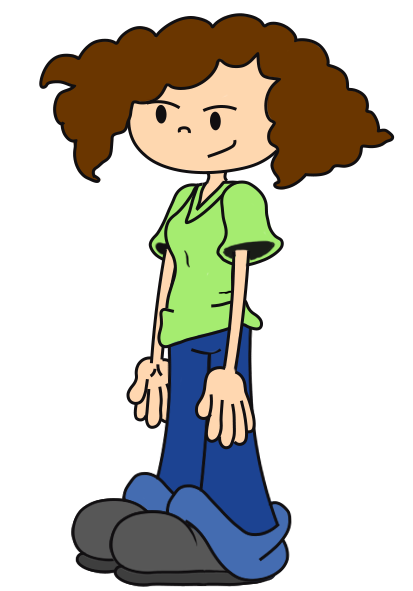
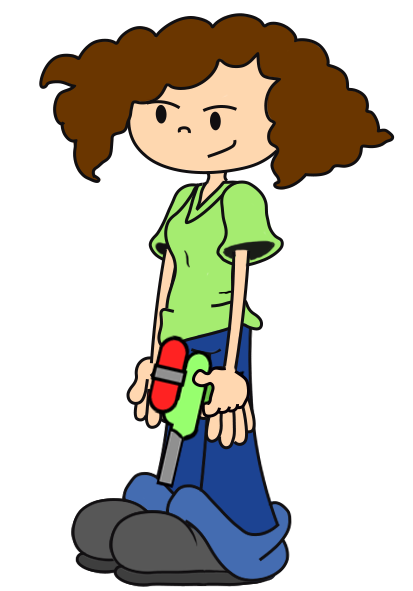
Two versions of the same layered image (413 x 591). Layer-by-layer changes:
added layer "Mao2 Arma" above "Agrupar 6" over bbox(191, 364, 250, 419)
added layer "Agrupar 6" above "Mao2" over bbox(147, 335, 245, 489)
